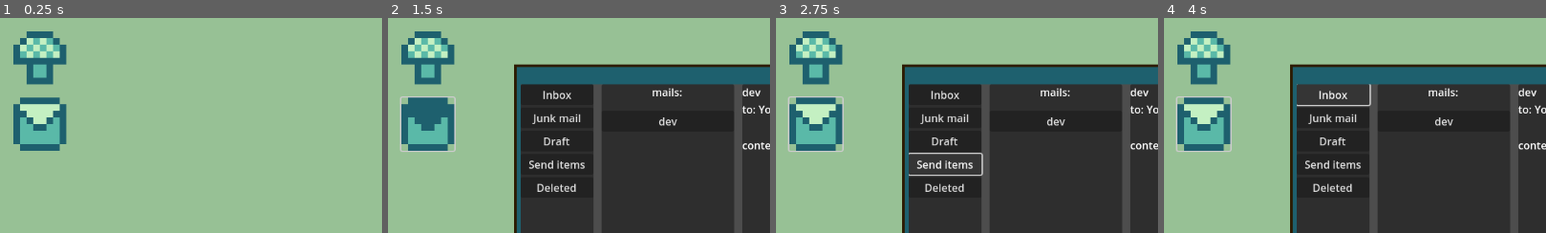
Above: before the commit, frames 1-4 (left to right).
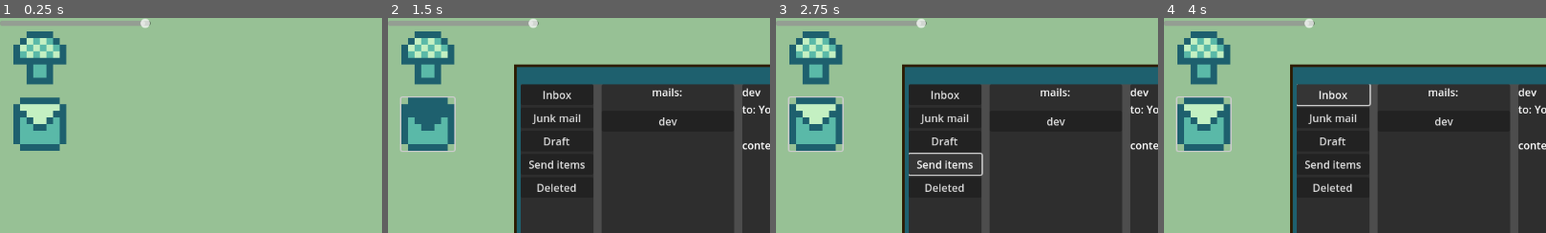
Above: after the commit, the same moments.

Repository: BoneSheep/patch-notes-jam
Game: Godot game, scene res://desktop.tscn
Same seed, same stepped clock (60 frames per second), same inputs: the game is played once before the commit and once after it. Sound files missing from this copy of the repository are replaced by a short silence.
Inputs (mouse positions are % of the whole screen's width and height, from its top left):
- Up to frame 1 (0.25 s): no input
- Up to frame 2 (1.5 s): click (5, 9) at 0.5 s; click (5, 25) at 1.25 s
- Up to frame 3 (2.75 s): click "Send items" at 2 s
- Up to frame 4 (4 s): click "dev" at 2.75 s; click "Inbox" at 3.5 s
The pictures show only the part of the screen within x 0-50%, y 0-50%; the shares and areas given below are measured in that part.

The runs differ from the first frame. In frame 1, 0.9% of the frame differs, in the area x 0-40%, y 0-5%; in frame 2, 0.9%; in frame 3, 0.9%; in frame 4, 0.9%.

Commit message:
popup clutter/ start virus corruption system

Diff:
--- a/UI/gameClient/game_window.tscn
+++ b/UI/gameClient/game_window.tscn
@@ -9,8 +9,8 @@
 script = ExtResource("1_r6oxh")
 
 [node name="SubViewportContainer" type="SubViewportContainer" parent="."]
-offset_right = 40.0
-offset_bottom = 40.0
+offset_right = 512.0
+offset_bottom = 512.0
 
 [node name="SubViewport" type="SubViewport" parent="SubViewportContainer"]
 handle_input_locally = false
--- a/UI/mailClient/button.gd
+++ /dev/null
@@ -1,7 +0,0 @@
-extends Button
-
-@onready var text_edit: LineEdit = $"../TextEdit"
-
-# TODO
-func _on_pressed() -> void:
-	text_edit.text = ""
--- a/UI/mailClient/mail_window.tscn
+++ b/UI/mailClient/mail_window.tscn
@@ -67,11 +67,11 @@
 layout_mode = 2
 text = "Draft"
 
-[node name="Button" type="Button" parent="SubViewportContainer/SubViewport/Control/HSplitContainer/Panel/VBoxContainer"]
+[node name="SendItems" type="Button" parent="SubViewportContainer/SubViewport/Control/HSplitContainer/Panel/VBoxContainer"]
 layout_mode = 2
 text = "Send items"
 
-[node name="Button2" type="Button" parent="SubViewportContainer/SubViewport/Control/HSplitContainer/Panel/VBoxContainer"]
+[node name="Deleted" type="Button" parent="SubViewportContainer/SubViewport/Control/HSplitContainer/Panel/VBoxContainer"]
 layout_mode = 2
 text = "Deleted"
 
--- /dev/null
+++ b/UI/popup/popup_contact.tscn
@@ -0,0 +1,52 @@
+[gd_scene load_steps=2 format=3 uid="uid://m2d5muxlmrp1"]
+
+[ext_resource type="Script" uid="uid://dudqwvql0jfk" path="res://scripts/popup_contact.gd" id="1_5u7gk"]
+
+[node name="Window" type="Window"]
+size = Vector2i(350, 200)
+script = ExtResource("1_5u7gk")
+
+[node name="SubViewportContainer" type="SubViewportContainer" parent="."]
+anchors_preset = 15
+anchor_right = 1.0
+anchor_bottom = 1.0
+stretch = true
+
+[node name="SubViewport" type="SubViewport" parent="SubViewportContainer"]
+handle_input_locally = false
+size = Vector2i(350, 200)
+render_target_update_mode = 4
+
+[node name="Panel" type="Panel" parent="SubViewportContainer/SubViewport"]
+anchors_preset = 15
+anchor_right = 1.0
+anchor_bottom = 1.0
+grow_horizontal = 2
+grow_vertical = 2
+
+[node name="Label" type="Label" parent="SubViewportContainer/SubViewport"]
+anchors_preset = 5
+anchor_left = 0.5
+anchor_right = 0.5
+offset_left = -20.0
+offset_right = 20.0
+offset_bottom = 23.0
+grow_horizontal = 2
+text = "
+Report bug to devs?"
+
+[node name="Button" type="Button" parent="SubViewportContainer/SubViewport"]
+anchors_preset = 8
+anchor_left = 0.5
+anchor_top = 0.5
+anchor_right = 0.5
+anchor_bottom = 0.5
+offset_left = -4.0
+offset_top = -4.0
+offset_right = 4.0
+offset_bottom = 4.0
+grow_horizontal = 2
+grow_vertical = 2
+text = "send mail"
+
+[connection signal="close_requested" from="." to="." method="_on_close_requested"]
--- /dev/null
+++ b/UI/popup/popup_warning.tscn
@@ -0,0 +1,30 @@
+[gd_scene load_steps=4 format=3 uid="uid://cxgrg3hyk6h6a"]
+
+[ext_resource type="Script" uid="uid://cghscdftgyy2p" path="res://scripts/game_window.gd" id="1_homwi"]
+[ext_resource type="Texture2D" uid="uid://jsseroip44qa" path="res://svgs/warning-exclamation-sign-in-filled-triangle.svg" id="2_m203n"]
+
+[sub_resource type="StyleBoxTexture" id="StyleBoxTexture_vrj1o"]
+texture = ExtResource("2_m203n")
+
+[node name="Window" type="Window"]
+size = Vector2i(400, 400)
+script = ExtResource("1_homwi")
+
+[node name="SubViewportContainer" type="SubViewportContainer" parent="."]
+anchors_preset = -1
+anchor_right = 1.0
+anchor_bottom = 1.0
+stretch = true
+
+[node name="SubViewport" type="SubViewport" parent="SubViewportContainer"]
+handle_input_locally = false
+size = Vector2i(400, 400)
+render_target_update_mode = 4
+
+[node name="Panel" type="Panel" parent="SubViewportContainer/SubViewport"]
+anchors_preset = 15
+anchor_right = 1.0
+anchor_bottom = 1.0
+grow_horizontal = 2
+grow_vertical = 2
+theme_override_styles/panel = SubResource("StyleBoxTexture_vrj1o")
--- a/desktop.tscn
+++ b/desktop.tscn
@@ -9,7 +9,8 @@
 [ext_resource type="Texture2D" uid="uid://dgwo085cnkq3d" path="res://images/mail_icon.png" id="4_ed6rk"]
 [ext_resource type="PackedScene" uid="uid://cjo82jjgns1aa" path="res://UI/mailClient/mail_window.tscn" id="4_qcmjx"]
 [ext_resource type="Texture2D" uid="uid://bdp8314iplxjv" path="res://images/mail_icon_2.png" id="7_kjnmq"]
-[ext_resource type="PackedScene" path="res://UI/app/player_mouse.tscn" id="8_cmsrr"]
+[ext_resource type="PackedScene" uid="uid://c48bpyq4l8n7j" path="res://UI/app/player_mouse.tscn" id="8_cmsrr"]
+[ext_resource type="PackedScene" uid="uid://bjkomkeaapmhs" path="res://devTools/corruption_slider.tscn" id="10_6f7av"]
 
 [sub_resource type="StyleBoxTexture" id="StyleBoxTexture_otlag"]
 texture = ExtResource("4_6lsg3")
@@ -89,4 +90,12 @@
 offset_right = 40.0
 offset_bottom = 40.0
 
+[node name="tempDevTools" type="Control" parent="."]
+anchors_preset = 0
+offset_right = 40.0
+offset_bottom = 40.0
+
+[node name="CorruptionSlider" parent="tempDevTools" instance=ExtResource("10_6f7av")]
+layout_mode = 1
+
 [node name="PlayerMouse" parent="." instance=ExtResource("8_cmsrr")]
--- /dev/null
+++ b/devTools/corruption_slider.tscn
@@ -0,0 +1,22 @@
+[gd_scene load_steps=2 format=3 uid="uid://bjkomkeaapmhs"]
+
+[ext_resource type="Script" uid="uid://bo5v2elps8ppj" path="res://devTools/h_slider.gd" id="1_ma15u"]
+
+[node name="CorruptionSlider" type="Control"]
+layout_mode = 3
+anchors_preset = 15
+anchor_right = 1.0
+anchor_bottom = 1.0
+grow_horizontal = 2
+grow_vertical = 2
+
+[node name="HSlider" type="HSlider" parent="."]
+layout_mode = 0
+offset_right = 227.0
+offset_bottom = 16.0
+max_value = 1.0
+step = 0.01
+value = 0.3
+script = ExtResource("1_ma15u")
+
+[connection signal="value_changed" from="HSlider" to="HSlider" method="_on_value_changed"]
--- /dev/null
+++ b/devTools/h_slider.gd
@@ -0,0 +1,7 @@
+extends HSlider
+
+func _ready() -> void:
+	value = Virus.corruption
+
+func _on_value_changed(value: float) -> void:
+	Virus.corruption = value
--- a/platformer/coin.tscn
+++ b/platformer/coin.tscn
@@ -45,7 +45,6 @@
 
 [node name="CollisionShape2D" type="CollisionShape2D" parent="."]
 position = Vector2(3.72529e-07, -5.625)
-scale = Vector2(1, 1)
 shape = SubResource("RectangleShape2D_nwhx0")
 
 [node name="AudioStreamPlayer" type="AudioStreamPlayer" parent="."]
--- a/platformer/scripts/coin.gd
+++ b/platformer/scripts/coin.gd
@@ -6,5 +6,8 @@
 		$AudioStreamPlayer.play()
 		visible = false
 
+		# let the virus singleton know that the coin is being picked up
+		Virus.create_popup_contact(body.global_position)
+
 func _on_audio_stream_player_finished() -> void:
 	queue_free()
--- a/project.godot
+++ b/project.godot
@@ -14,6 +14,30 @@
 run/main_scene="uid://cnbtjtgn6q7g1"
 config/features=PackedStringArray("4.4", "Mobile")
 config/icon="res://svgs/icon.svg"
+"<<<<<<<HEAD[input]jump"={
+"deadzone": 0.2,
+"events": [Object(InputEventKey,"resource_local_to_scene":false,"resource_name":"","device":-1,"window_id":0,"alt_pressed":false,"shift_pressed":false,"ctrl_pressed":false,"meta_pressed":false,"pressed":false,"keycode":0,"physical_keycode":32,"key_label":0,"unicode":32,"location":0,"echo":false,"script":null)
+]
+}
+move_right={
+"deadzone": 0.2,
+"events": [Object(InputEventKey,"resource_local_to_scene":false,"resource_name":"","device":-1,"window_id":0,"alt_pressed":false,"shift_pressed":false,"ctrl_pressed":false,"meta_pressed":false,"pressed":false,"keycode":0,"physical_keycode":68,"key_label":0,"unicode":100,"location":0,"echo":false,"script":null)
+]
+}
+
+[autoload]
+
+MailStorage="*res://scripts/mail_storage.gd"
+Virus="*res://scripts/virus.gd"
+
+[display]
+
+window/stretch/mode="viewport"
+mouse_cursor/custom_image="uid://0dmcf3jfxufk"
+
+[editor]
+
+movie_writer/movie_file="/home/kilo/Personal/Projects/Games/_godot_movies/dinges.avi"
 
 [input]
 
@@ -32,17 +56,6 @@
 "events": [Object(InputEventKey,"resource_local_to_scene":false,"resource_name":"","device":-1,"window_id":0,"alt_press …(192 unchanged characters)…
 ]
 }
-[display]
-
-window/stretch/mode="viewport"
-mouse_cursor/custom_image="uid://0dmcf3jfxufk"
-
-[editor]
-
-movie_writer/movie_file="/home/kilo/Personal/Projects/Games/_godot_movies/dinges.avi"
-
-[input]
-
 click={
 "deadzone": 0.2,
 "events": [Object(InputEventMouseButton,"resource_local_to_scene":false,"resource_name":"","device":-1,"window_id":0,"a …(253 unchanged characters)…
--- /dev/null
+++ b/scripts/mail.gd
@@ -0,0 +1,18 @@
+# NOTE a data class for holding mail information
+class_name Mail
+
+var id: int
+var sender: String
+var recipient: String
+var subject: String
+var body: String
+var is_read: bool = false
+var timestamp: int
+
+func _init(id: int, sender: String, recipient: String, subject: String, body: String, timestamp: int):
+	self.id = id
+	self.sender = sender
+	self.recipient = recipient
+	self.subject = subject
+	self.body = body
+	self.timestamp = timestamp
--- /dev/null
+++ b/scripts/mail_storage.gd
@@ -0,0 +1,31 @@
+extends Node
+
+# Each folder is a dictionary: {id: Mail}
+var inbox := {}
+var junk_mail := {}
+var draft := {}
+var sent_items := {}
+var deleted := {}
+
+var _id_counter: int = 0
+
+func _generate_id() -> int:
+	_id_counter += 1
+	return _id_counter
+
+
+func add_mail(sender: String, recipient: String, subject: String, body: String) -> int:
+	var id = _generate_id()
+	var new_mail = Mail.new(id, sender, recipient, subject, body, Time.get_unix_time_from_system())
+	inbox[id] = new_mail
+	return id
+
+
+func get_unread_mails() -> Array[Mail]:
+	return inbox.values().filter(func(m): return not m.is_read)
+
+
+func move_to_deleted(mail_id: int) -> void:
+	if inbox.has(mail_id):
+		deleted[mail_id] = inbox[mail_id]
+		inbox.erase(mail_id)
--- /dev/null
+++ b/scripts/popup_contact.gd
@@ -0,0 +1,21 @@
+extends Window
+
+# in pixels max this value (min half its value)
+const CLOSE_DISPOSITION_MAGNITUTE = 100.0
+
+# Based on the virus corruption level the game becomes more and more "annoying"
+func _on_close_requested() -> void:
+
+	# do a dice roll on a treshold to see if it hits or misses
+	var treshold = randf_range(0.0, 1.0)
+	if treshold < Virus.corruption:
+		var ammount : int = (Virus.corruption * (Virus.MAX_POPUP_BRANCHES - 1)) + 1
+
+		for i in range(ammount):
+			var temp_vec = Virus.generate_random_unit_vector2D()
+			var tremp_magnitute = randf_range(CLOSE_DISPOSITION_MAGNITUTE, CLOSE_DISPOSITION_MAGNITUTE / 2.0)
+			Virus.create_random_cluter_popup(Vector2(position) + (temp_vec * tremp_magnitute))
+
+
+	# NOTE for now always let the close work
+	queue_free()
--- /dev/null
+++ b/scripts/virus.gd
@@ -0,0 +1,51 @@
+extends Node
+
+const POPUP_CONTACT = preload("res://UI/popup/popup_contact.tscn")
+const POPUP_WARNING = preload("res://UI/popup/popup_warning.tscn")
+
+# when virus disides to spawn a new popup it will randomly select one from this list
+const CLUTTER_POPUPS = [POPUP_CONTACT, POPUP_WARNING]
+
+# ref to main game ui node
+var desktop
+
+# severity of corrution (has inpact on chance of something annoying happening)
+var corruption : float
+const MAX_POPUP_BRANCHES : int = 4
+
+func _ready() -> void:
+	desktop = get_tree().root.get_node("Desktop")
+
+	# difficulty is chosen a bit at random idk if this is good game design
+	# all i know is i like the idea of it becoming one
+	randomize()
+	corruption = 1#randf_range(0.1, 0.2)
+
+# functions for adding different kinds of popups
+# NOTE this code is not DRY yet...
+
+func create_popup_warning(pos: Vector2):
+	var popup = POPUP_WARNING.instantiate()
+
+	popup.position = pos
+
+	desktop.get_node("WindowLayer").add_child(popup)
+
+func create_popup_contact(pos: Vector2):
+	var popup = POPUP_CONTACT.instantiate()
+
+	popup.position = pos
+
+	desktop.get_node("WindowLayer").add_child(popup)
+
+func create_random_cluter_popup(pos: Vector2):
+	var popup = CLUTTER_POPUPS.pick_random().instantiate()
+
+	popup.position = pos
+
+	desktop.get_node("WindowLayer").add_child(popup)
+
+# a small math helper function (usefull for the virus)
+func generate_random_unit_vector2D():
+	var angle = randf_range(0.0, TAU) # TAU = 2 * PI
+	return Vector2.RIGHT.rotated(angle)
--- /dev/null
+++ b/svgs/warning-exclamation-sign-in-filled-triangle.svg
@@ -0,0 +1,13 @@
+<?xml version="1.0" encoding="iso-8859-1"?>
+<!-- Uploaded to: SVG Repo, www.svgrepo.com, Generator: SVG Repo Mixer Tools -->
+<!DOCTYPE svg PUBLIC "-//W3C//DTD SVG 1.1//EN" "http://www.w3.org/Graphics/SVG/1.1/DTD/svg11.dtd">
+<svg fill="#000000" version="1.1" id="Capa_1" xmlns="http://www.w3.org/2000/svg" xmlns:xlink="http://www.w3.org/1999/xlink"
+	 width="800px" height="800px" viewBox="0 0 123.996 123.996"
+	 xml:space="preserve">
+<g>
+	<path d="M9.821,118.048h104.4c7.3,0,12-7.7,8.7-14.2l-52.2-92.5c-3.601-7.199-13.9-7.199-17.5,0l-52.2,92.5
+		C-2.179,110.348,2.521,118.048,9.821,118.048z M70.222,96.548c0,4.8-3.5,8.5-8.5,8.5s-8.5-3.7-8.5-8.5v-0.2c0-4.8,3.5-8.5,8.5-8.5
+		s8.5,3.7,8.5,8.5V96.548z M57.121,34.048h9.801c2.699,0,4.3,2.3,4,5.2l-4.301,37.6c-0.3,2.7-2.1,4.4-4.6,4.4s-4.3-1.7-4.6-4.4
+		l-4.301-37.6C52.821,36.348,54.422,34.048,57.121,34.048z"/>
+</g>
+</svg>
Not shown, removed: UI/mailClient/button.gd.uid
Not shown: 1 places in desktop.tscn that only renumber resources
Not shown, added: devTools/h_slider.gd.uid
Not shown: 1 places in platformer/player.tscn that only renumber resources
Not shown, added: scripts/mail.gd.uid
Not shown, added: scripts/mail_storage.gd.uid
Not shown, added: scripts/popup_contact.gd.uid
Not shown, added: scripts/virus.gd.uid
Not shown, added: svgs/warning-exclamation-sign-in-filled-triangle.svg.import
